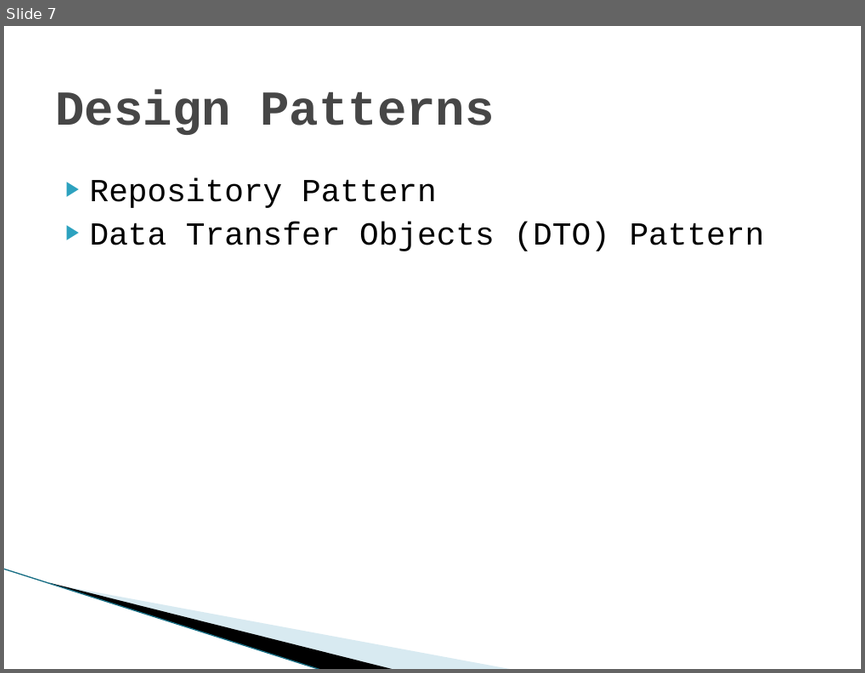
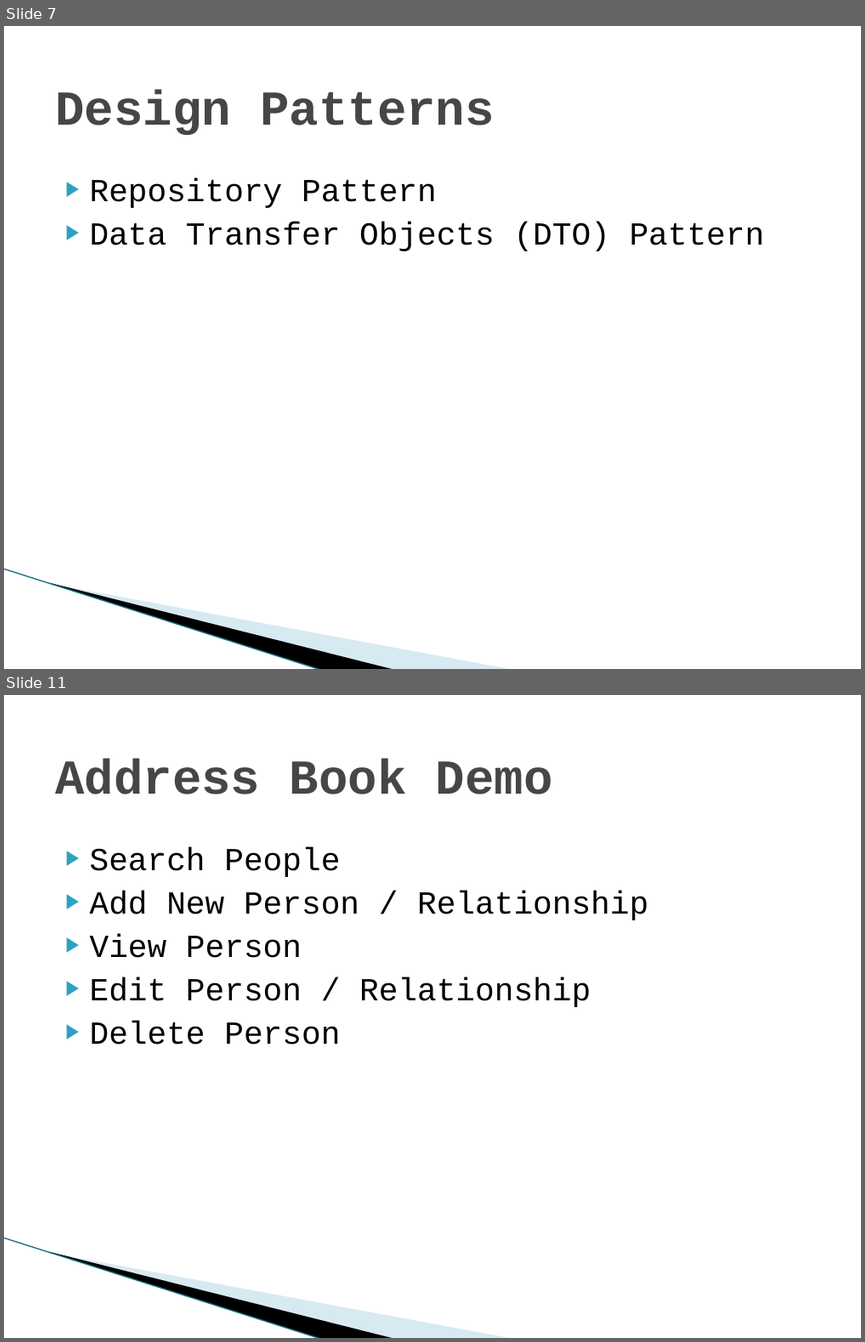
Before and after one commit to jeffflater/AddressBookDemo, a slide deck: Main/Docs/AddressBookDemo.pptx. Shown one above the other, each under a label of ours: slide 7 before the commit, slides 7 and 11 after it; the slides between them are not shown. The pictures are 865x673 and 865x1342 pixels, drawn with LibreOffice and Linux fonts; fonts in the diff are those of the drawing; background and template pictures are left out. Boxes give left, top, right and bottom in pixels: in the first picture for what was removed or moved away, otherwise in the second. Text is boxed around its words. In the diff, an @@ line names an element or a change of style, - is before the commit and + after.

```diff
--- a/Main/Docs/AddressBookDemo.pptx
+++ b/Main/Docs/AddressBookDemo.pptx
@@ slide 11 added at bbox=[4, 695, 861, 1338], background #FFFFFF; not listed: 3 template elements that a slide beside it also shows @@
@@ title added at bbox=[55, 758, 553, 794], 41 pt, text #464646, bold @@
+Address Book Demo
@@ text added at bbox=[90, 847, 648, 1044], 27 pt, text #000000 @@
+▶ Search People
+▶ Add New Person / Relationship
+▶ View Person
+▶ Edit Person / Relationship
+▶ Delete Person
```
Also in this commit, not shown: 4 slides changed, 3 other slides added, 1 slide removed, 51 other files.
